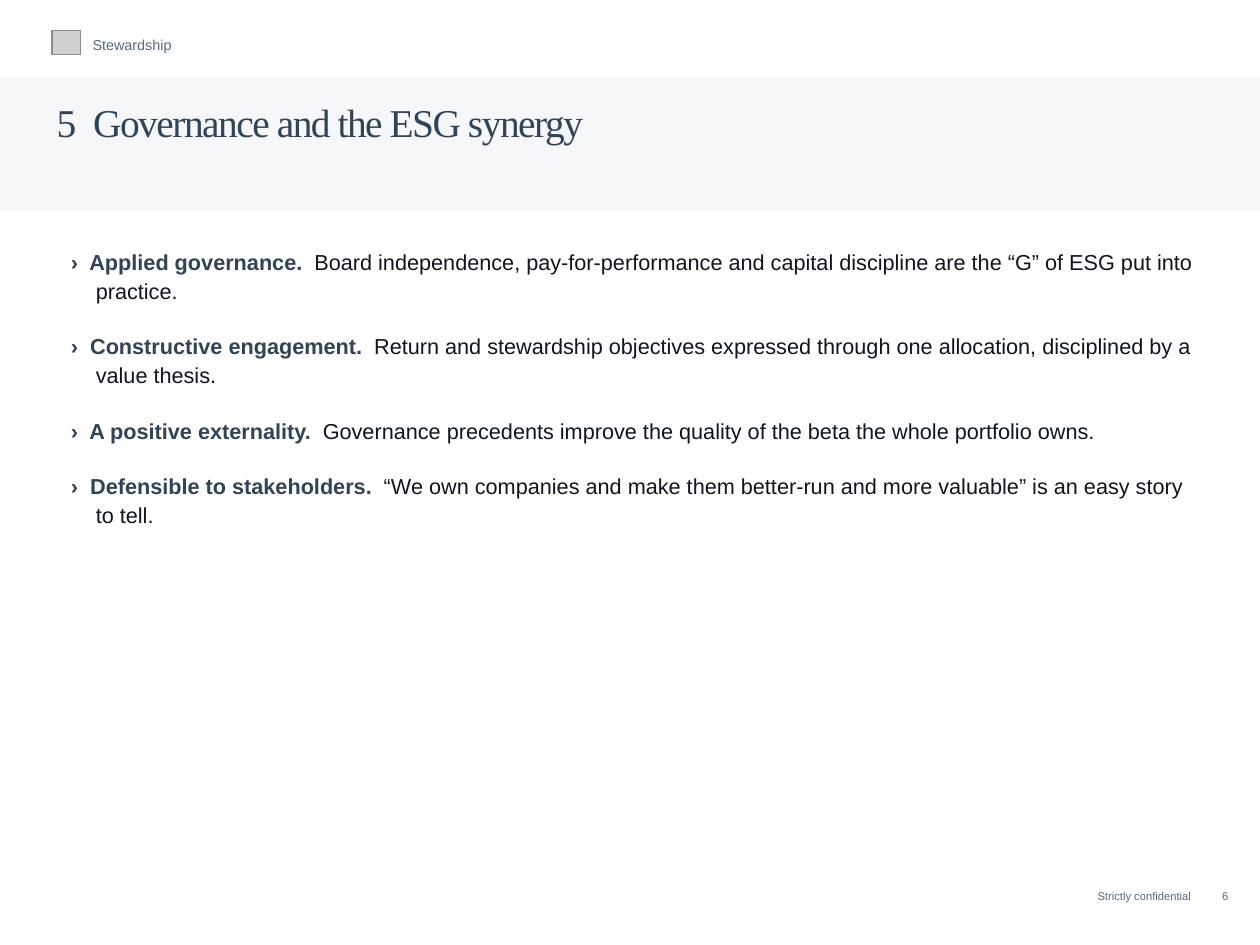
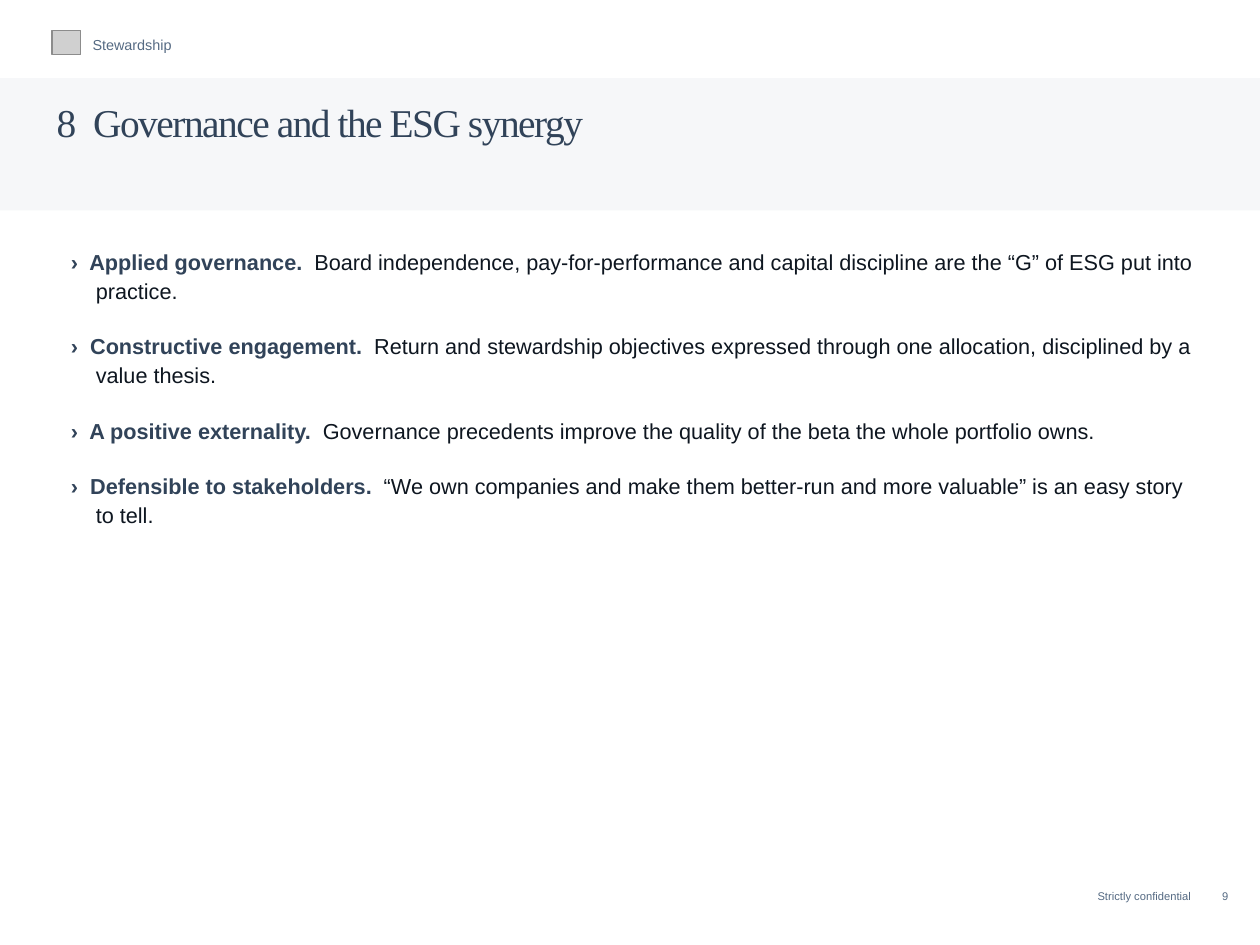
Before and after one commit to charette-lab/Claude, a slide deck: slide 11 of Athanase_Engaged_Ownership_Allocator_Deck.pptx (slide 8 before the commit). Drawn at 1260x945 pixels with LibreOffice and Linux fonts; fonts in the diff are those of the drawing; grey boxes stand for pictures. Boxes give left, top, right and bottom in pixels: in the first picture for what was removed or moved away, otherwise in the second. Text is boxed around its words. In the diff, an @@ line names an element or a change of style, - is before the commit and + after.

```diff
--- a/Athanase_Engaged_Ownership_Allocator_Deck.pptx
+++ b/Athanase_Engaged_Ownership_Allocator_Deck.pptx
@@ text at box(57, 109, 583, 145): text changed @@
-5 Governance and the ESG synergy
+8 Governance and the ESG synergy
```
Also in this commit, not shown: 58 other slides changed, 3 slides added, 1 other file.
